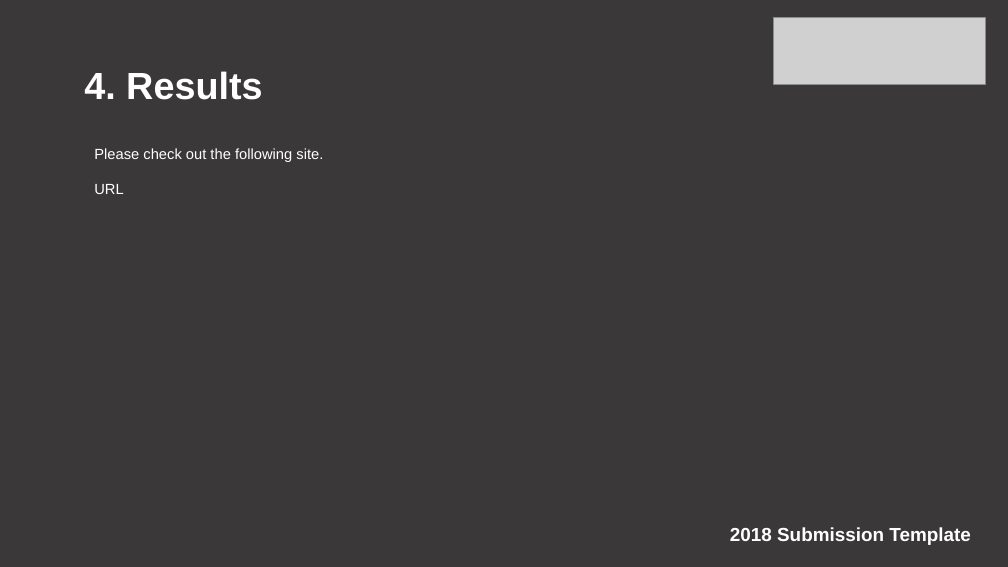
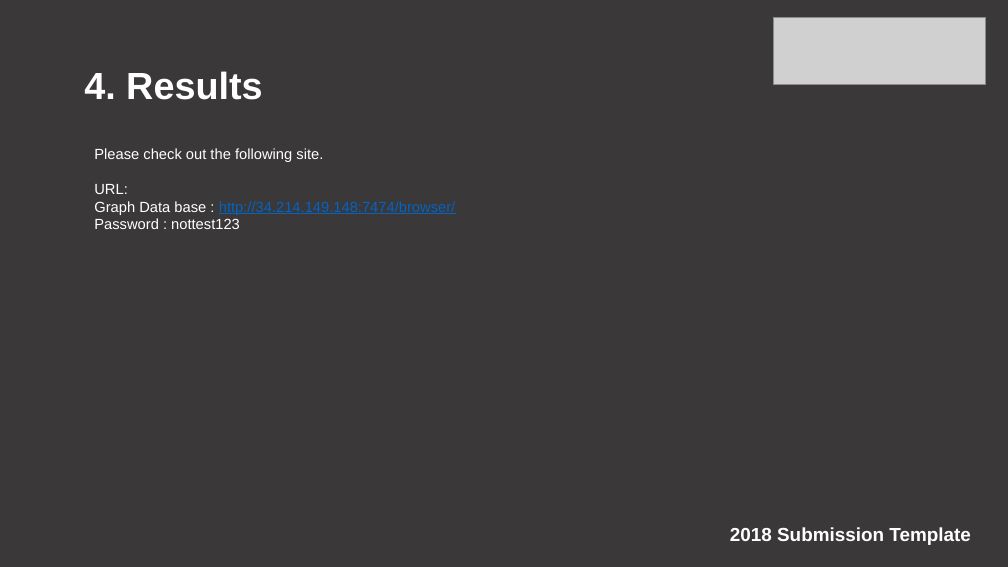
Before and after one commit to apingali/Apps-Consultants, a slide deck: slide 9 of ColoradoCDO_AnalyticsChallenge_Final_Submission_Template.pptx. Drawn at 1008x567 pixels with LibreOffice and Linux fonts; fonts in the diff are those of the drawing; grey boxes stand for pictures. Boxes give left, top, right and bottom in pixels: in the first picture for what was removed or moved away, otherwise in the second. Text is boxed around its words. In the diff, an @@ line names an element or a change of style, - is before the commit and + after.

```diff
--- a/ColoradoCDO_AnalyticsChallenge_Final_Submission_Template.pptx
+++ b/ColoradoCDO_AnalyticsChallenge_Final_Submission_Template.pptx
@@ text at bbox=[94, 184, 455, 229]: text changed @@
-URL
+URL:
+Graph Data base : http://34.214.149.148:7474/browser/
+Password : nottest123
```
Also in this commit, not shown: 1 slide added.
